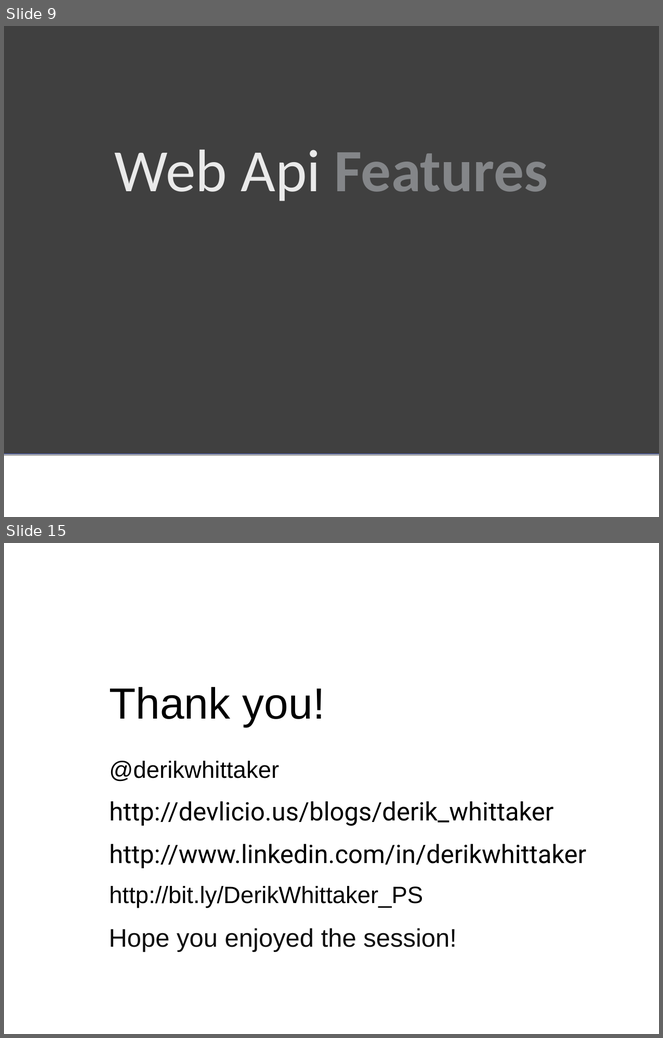
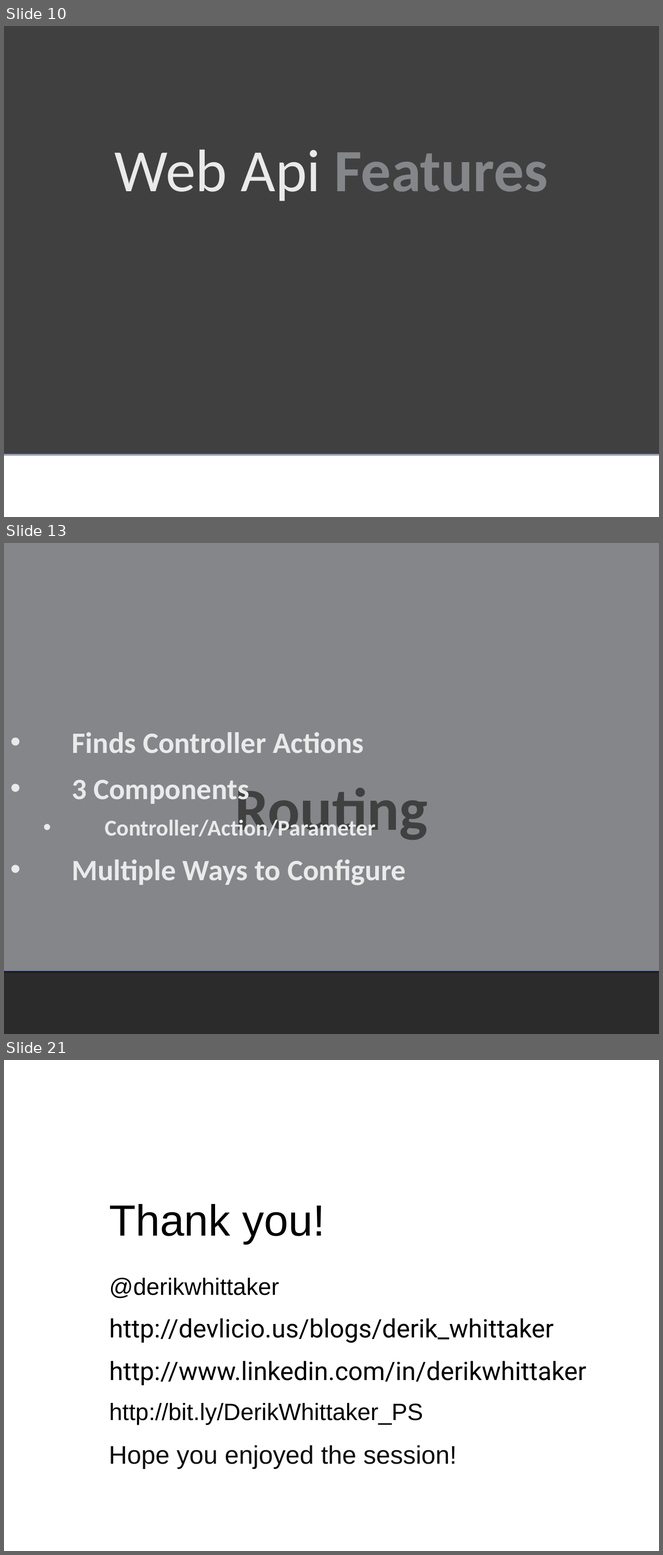
Before and after one commit to derikwhittaker/Demo.DevReach, a slide deck: WebApi/Derik.Whittaker-WebApi.ppt. Shown one above the other, each under a label of ours: slides 9 and 15 before the commit, slides 10, 13 and 21 after it; the slides between them are not shown. The pictures are 663x1038 and 663x1555 pixels, drawn with LibreOffice and Linux fonts; fonts in the diff are those of the drawing; background and template pictures are left out; a plain dark background stands for a picture behind light text. Boxes give left, top, right and bottom in pixels: in the first picture for what was removed or moved away, otherwise in the second. Text is boxed around its words. In the diff, an @@ line names an element or a change of style, - is before the commit and + after.

```diff
--- a/WebApi/Derik.Whittaker-WebApi.ppt
+++ b/WebApi/Derik.Whittaker-WebApi.ppt
@@ slide 13 added at bbox=[4, 543, 659, 1034], background picture (left out) @@
@@ rectangle added at bbox=[4, 543, 659, 971], fill #848689, outline #4963C6 0.74 pt @@
@@ text added at bbox=[72, 732, 406, 886], 32.5 pt, text #EAEAEA, bold @@
+• Finds Controller Actions
+• 3 Components
+  • Controller/Action/Parameter
+• Multiple Ways to Configure
@@ title added at bbox=[235, 785, 428, 840], 66 pt, text #404040, bold @@
+Routing
@@ what was slide 9 is now slide 10 @@
@@ what was slide 15 is now slide 21 @@
```
Also in this commit, not shown: 1 slide changed, 10 other slides added, 5 slides removed, 1 other file.
